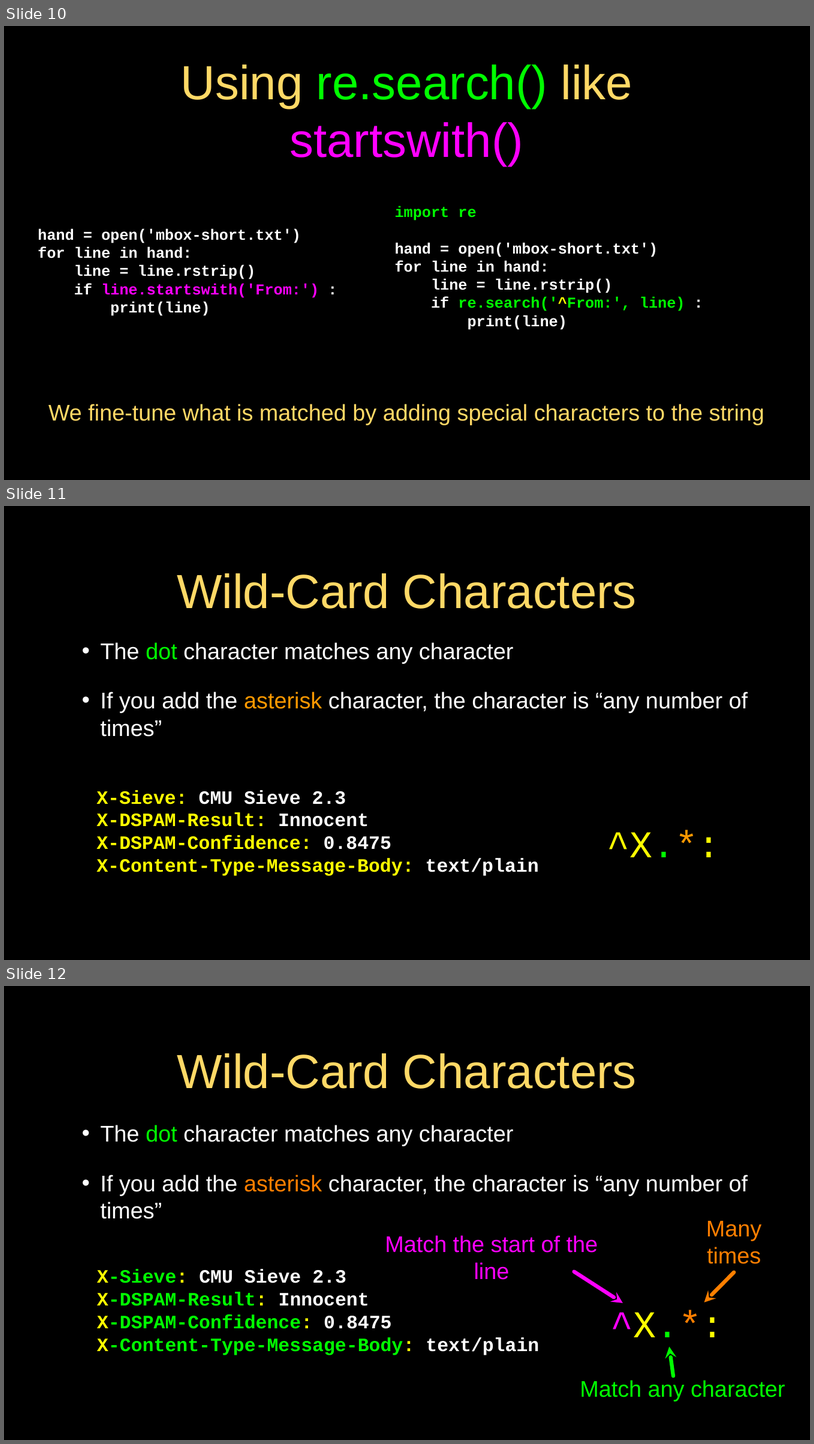
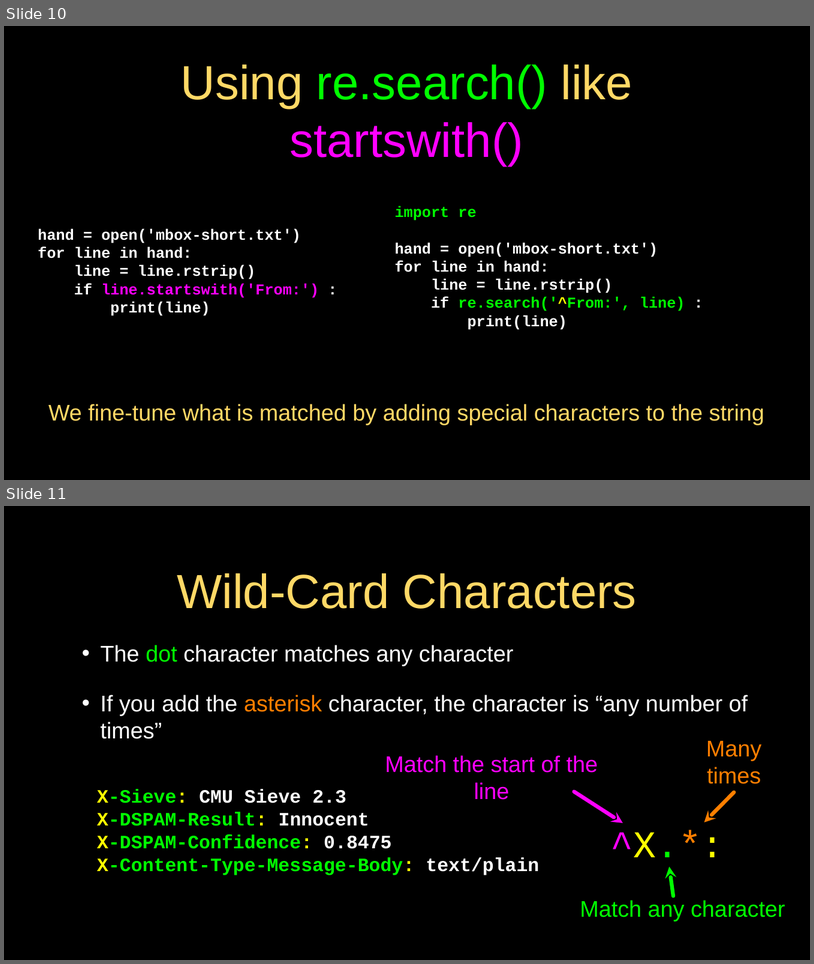
Before and after one commit to csev/py4e, a slide deck: lectures3/Pythonlearn-11-Regex.pptx. Shown one above the other, each under a label of ours: slides 10, 11 and 12 before the commit, slides 10 and 11 after it. The pictures are 814x1444 and 814x964 pixels, drawn with LibreOffice and Linux fonts; fonts in the diff are those of the drawing. Boxes give left, top, right and bottom in pixels: in the first picture for what was removed or moved away, otherwise in the second. Text is boxed around its words. In the diff, an @@ line names an element or a change of style, - is before the commit and + after.

```diff
--- a/lectures3/Pythonlearn-11-Regex.pptx
+++ b/lectures3/Pythonlearn-11-Regex.pptx
@@ slide 11 removed at (x1=4, y1=506, x2=810, y2=960), background #000000; not listed: 1 template element that a slide beside it also shows @@
@@ title removed at (x1=177, y1=573, x2=637, y2=609) @@
-Wild-Card Characters
@@ text removed at (x1=101, y1=642, x2=748, y2=736) @@
-• The dot character matches any character
-• If you add the asterisk character, the character is “any number of times”
@@ text removed at (x1=97, y1=790, x2=539, y2=876) @@
-X-Sieve: CMU Sieve 2.3
-X-DSPAM-Result: Innocent
-X-DSPAM-Confidence: 0.8475
-X-Content-Type-Message-Body: text/plain
@@ text removed at (x1=608, y1=830, x2=721, y2=857) @@
-^X.*:
@@ what was slide 12 is now slide 11 @@
```
Also in this commit, not shown: 1 slide changed, 2 slides added, 1 other slide removed, 6 other files.
